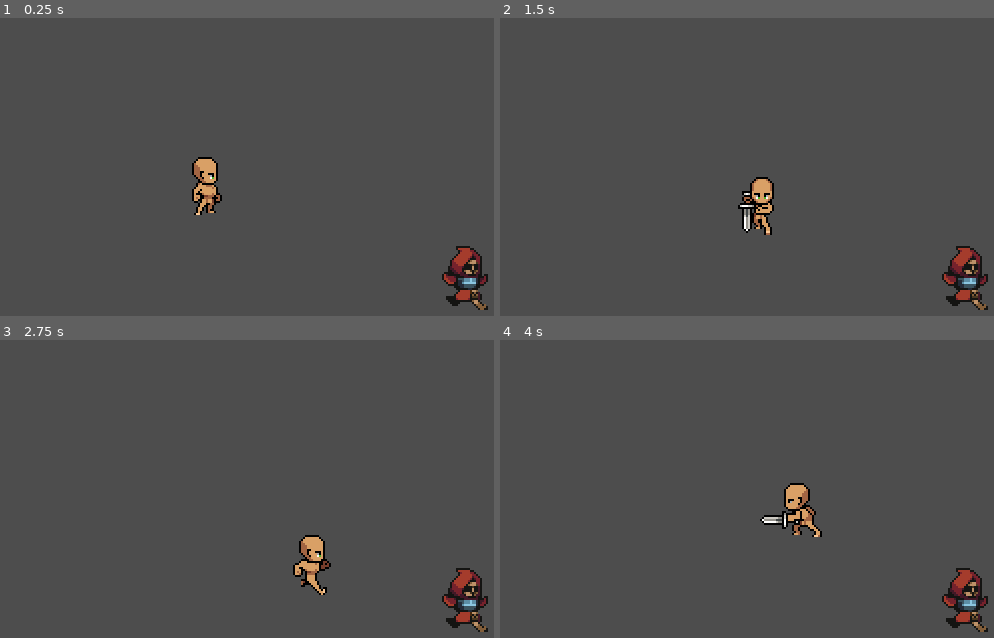
Above: before the commit, frames 1-4 (two rows, left to right).
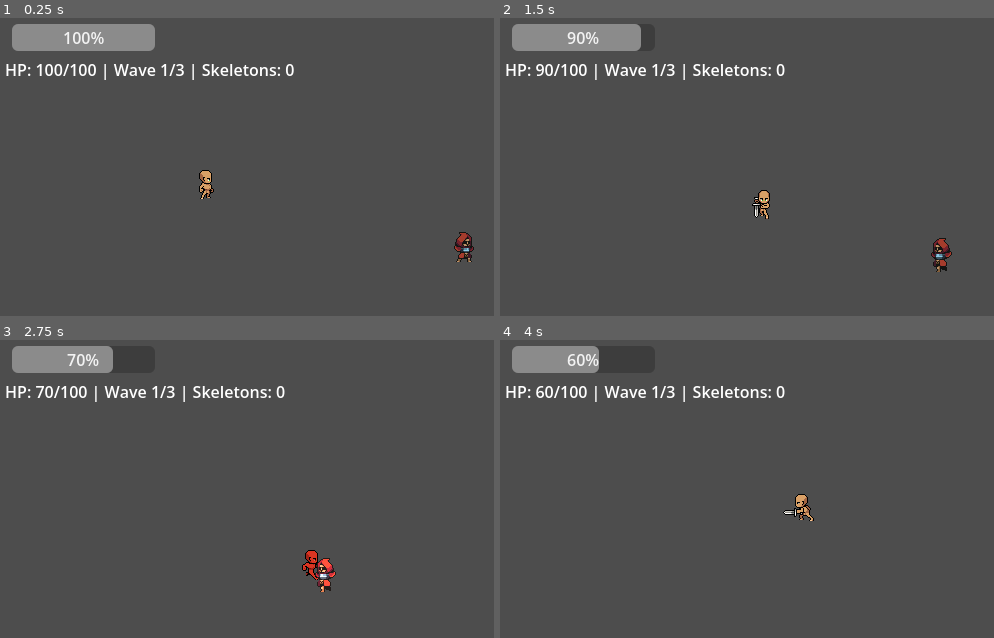
Above: after the commit, the same moments.

Repository: Stenners/retinue
Game: Godot game, scene res://main.tscn
Two runs of this game, one before a commit and one after it. Both use one fixed random seed, a clock stepped at 60 frames per second and the inputs below.
Inputs:
- Up to frame 1 (0.25 s): no input
- Up to frame 2 (1.5 s): hold Right (right) 0.53-1.28 s; tap Keypad 1 (attack_1) at 0.6, 1.35 s; hold Down (down) from 1.28 s (still down)
- Up to frame 3 (2.75 s): release Down (down) at 2.03 s; hold Right (right) from 2.03 s (still down); tap Keypad 1 (attack_1) at 2.1 s
- Up to frame 4 (4 s): release Right (right) at 2.78 s; hold Up (up) 2.78-3.53 s; tap Keypad 1 (attack_1) at 2.85, 3.6 s; hold Left (left) from 3.53 s (still down)

The runs differ from the first frame. In frame 1, 5.7% of the frame differs, in the area x 1-99%, y 2-98%; in frame 2, 5.7%; in frame 3, 5.1%; in frame 4, 4.7%.

Commit message:
docs: add project design document and initialize core gameplay component scripts

Diff:
--- a/main.tscn
+++ b/main.tscn
@@ -2,13 +2,32 @@
 
 [ext_resource type="PackedScene" uid="uid://d3nx2nv8n12d0" path="res://player.tscn" id="1_ig7tw"]
 [ext_resource type="PackedScene" uid="uid://cbaun1uldqtaj" path="res://scenes/skele_rogue.tscn" id="2_0xm2m"]
+[ext_resource type="Script" uid="uid://b38h4webdocku" path="res://scripts/ui/hud.gd" id="3_h2yge"]
 
 [node name="Main" type="Node2D" unique_id=1724117065]
 
 [node name="Player" parent="." unique_id=902763442 instance=ExtResource("1_ig7tw")]
 position = Vector2(210, 166)
-scale = Vector2(2, 2)
 
 [node name="Skeleton Rogue" parent="." unique_id=1582152262 instance=ExtResource("2_0xm2m")]
 position = Vector2(470, 229)
-scale = Vector2(2, 2)
+
+
+[node name="HUD" type="CanvasLayer" parent="." unique_id=186922063]
+script = ExtResource("3_h2yge")
+
+[node name="ProgressBar" type="ProgressBar" parent="HUD" unique_id=238084905]
+anchors_preset = -1
+anchor_right = 0.2171875
+offset_left = 16.0
+offset_top = 7.0
+offset_right = 20.0
+offset_bottom = 34.0
+metadata/_edit_use_anchors_ = true
+
+[node name="Label" type="Label" parent="HUD" unique_id=476734969]
+offset_left = 9.0
+offset_top = 41.0
+offset_right = 49.0
+offset_bottom = 64.0
+metadata/_edit_use_anchors_ = true
--- a/scenes/skele_rogue.tscn
+++ b/scenes/skele_rogue.tscn
@@ -2,6 +2,7 @@
 
 [ext_resource type="Texture2D" uid="uid://cnjeq8y7agdmi" path="res://assets/images/enemies/skeletons/skeleton_rogue/Idle-Sheet.png" id="1_lgrng"]
 [ext_resource type="Texture2D" uid="uid://hy1lcj7t56bm" path="res://assets/images/enemies/skeletons/skeleton_rogue/Run-Sheet.png" id="2_71unm"]
+[ext_resource type="Script" uid="uid://b7n2fxe4udg5s" path="res://scripts/enemies/skeleton_rogue.gd" id="3_rogue_script"]
 
 [sub_resource type="AtlasTexture" id="AtlasTexture_ed4du"]
 atlas = ExtResource("1_lgrng")
@@ -87,6 +88,7 @@
 }]
 
 [node name="Skeleton Rogue" type="CharacterBody2D" unique_id=1582152262]
+script = ExtResource("3_rogue_script")
 
 [node name="AnimatedSprite2D" type="AnimatedSprite2D" parent="." unique_id=1965075287]
 sprite_frames = SubResource("SpriteFrames_s5al1")
--- /dev/null
+++ b/scripts/arena_manager.gd
@@ -0,0 +1,96 @@
+extends Node2D
+class_name ArenaManager
+
+signal wave_started(wave_num: int, total_enemies: int)
+signal enemy_killed(remaining_count: int)
+signal wave_completed(wave_num: int)
+signal room_cleared()
+
+@export var enemy_scene: PackedScene = preload("res://scenes/skele_rogue.tscn")
+@export var enemies_per_wave: Array[int] = [2, 4, 6]
+@export var wave_cooldown: float = 2.0
+
+var current_wave: int = 0
+var active_enemies: Array[Node2D] = []
+var spawn_points: Array[Marker2D] = []
+
+func _ready() -> void:
+	# Find spawn points (any Marker2D children)
+	for child in get_children():
+		if child is Marker2D:
+			spawn_points.append(child)
+
+	# If no spawn points found, use self as the single spawn point
+	if spawn_points.is_empty():
+		var fallback_marker = Marker2D.new()
+		fallback_marker.name = "FallbackSpawnPoint"
+		add_child(fallback_marker)
+		spawn_points.append(fallback_marker)
+
+	# Start first wave after a short warmup delay
+	await get_tree().create_timer(1.5).timeout
+	_start_wave(0)
+
+func _start_wave(wave_index: int) -> void:
+	if wave_index >= enemies_per_wave.size():
+		room_cleared.emit()
+		return
+
+	current_wave = wave_index
+	active_enemies.clear()
+
+	var count = enemies_per_wave[current_wave]
+	wave_started.emit(current_wave + 1, count)
+
+	for i in range(count):
+		# Round-robin selection of spawn points
+		var marker = spawn_points[i % spawn_points.size()]
+		_spawn_enemy(marker.global_position)
+		# Add a tiny delay between spawns for visual separation
+		if i < count - 1:
+			await get_tree().create_timer(0.2).timeout
+
+func _spawn_enemy(spawn_pos: Vector2) -> void:
+	if not enemy_scene:
+		push_error("ArenaManager: No enemy scene selected!")
+		return
+
+	var enemy = enemy_scene.instantiate() as Node2D
+	enemy.global_position = spawn_pos
+
+	# Add to the parent level so they are siblings to Player/ArenaManager,
+	# preventing visual transformation inheritance issues.
+	get_parent().add_child.call_deferred(enemy)
+	active_enemies.append(enemy)
+
+	# Monitor when the enemy is freed/destroyed
+	enemy.tree_exited.connect(func():
+		_on_enemy_removed(enemy)
+	)
+
+func _on_enemy_removed(enemy: Node2D) -> void:
+	# Check if this was an tracked active enemy
+	if enemy in active_enemies:
+		active_enemies.erase(enemy)
+		enemy_killed.emit(active_enemies.size())
+
+		# Wave completed check
+		if active_enemies.is_empty():
+			wave_completed.emit(current_wave + 1)
+
+			# Check if there's a next wave
+			if current_wave + 1 < enemies_per_wave.size():
+				await get_tree().create_timer(wave_cooldown).timeout
+				_start_wave(current_wave + 1)
+			else:
+				# No more waves, arena cleared!
+				room_cleared.emit()
+
+func get_remaining_enemies() -> int:
+	return active_enemies.size()
+
+func get_current_wave_num() -> int:
+	return current_wave + 1
+
+func get_total_waves() -> int:
+	return enemies_per_wave.size()
--- /dev/null
+++ b/scripts/components/health_component.gd
@@ -0,0 +1,39 @@
+extends Node
+class_name HealthComponent
+
+signal health_changed(current: float, max: float)
+signal damaged(amount: float)
+signal healed(amount: float)
+signal died()
+
+@export var max_health: float = 100.0
+
+var current_health: float
+
+func _ready() -> void:
+	current_health = max_health
+	health_changed.emit(current_health, max_health)
+
+func take_damage(amount: float) -> void:
+	if amount <= 0:
+		return
+
+	current_health = max(0.0, current_health - amount)
+	health_changed.emit(current_health, max_health)
+	damaged.emit(amount)
+
+	if current_health <= 0.0:
+		died.emit()
+
+func heal(amount: float) -> void:
+	if amount <= 0 or current_health <= 0.0:
+		return
+
+	current_health = min(max_health, current_health + amount)
+	health_changed.emit(current_health, max_health)
+	healed.emit(amount)
+
+func get_health_percent() -> float:
+	if max_health <= 0:
+		return 0.0
+	return current_health / max_health
--- /dev/null
+++ b/scripts/components/hitbox.gd
@@ -0,0 +1,11 @@
+extends Area2D
+class_name Hitbox
+
+@export var damage: float = 10.0
+@export var knockback_force: float = 100.0
+
+func _init() -> void:
+	# Ensure the hitbox only monitors, doesn't get monitored by default
+	# to keep physics calculations clean.
+	monitoring = true
+	monitorable = true
--- /dev/null
+++ b/scripts/components/hurtbox.gd
@@ -0,0 +1,59 @@
+extends Area2D
+class_name Hurtbox
+
+signal hit_received(damage: float, hitbox: Hitbox)
+
+@export var health_component: HealthComponent
+@export var iframe_time: float = 0.4
+
+var is_invincible: bool = false
+var _iframe_timer: Timer
+
+func _ready() -> void:
+	# Ensure the area is set up to receive collisions
+	monitoring = true
+	monitorable = true
+	area_entered.connect(_on_area_entered)
+
+	if iframe_time > 0.0:
+		_iframe_timer = Timer.new()
+		_iframe_timer.one_shot = true
+		_iframe_timer.timeout.connect(_on_iframe_timeout)
+		add_child(_iframe_timer)
+
+func _on_area_entered(area: Area2D) -> void:
+	if is_invincible:
+		return
+
+	if area is Hitbox:
+		var hitbox := area as Hitbox
+		take_hit(hitbox)
+
+func take_hit(hitbox: Hitbox) -> void:
+	if is_invincible:
+		return
+
+	if health_component:
+		health_component.take_damage(hitbox.damage)
+
+	hit_received.emit(hitbox.damage, hitbox)
+
+	# Optional visual indicator (flash red)
+	var parent = get_parent()
+	if parent and parent.has_node("AnimatedSprite2D"):
+		var sprite = parent.get_node("AnimatedSprite2D") as AnimatedSprite2D
+		if sprite:
+			var tween = create_tween()
+			tween.tween_property(sprite, "modulate", Color.RED, 0.1)
+			tween.tween_property(sprite, "modulate", Color.WHITE, 0.1)
+
+	if iframe_time > 0.0:
+		start_invincibility()
+
+func start_invincibility() -> void:
+	is_invincible = true
+	if _iframe_timer:
+		_iframe_timer.start(iframe_time)
+
+func _on_iframe_timeout() -> void:
+	is_invincible = false
--- /dev/null
+++ b/scripts/enemies/skeleton_rogue.gd
@@ -0,0 +1,180 @@
+extends CharacterBody2D
+
+enum State { IDLE, CHASE, TELEGRAPH, LUNGE, RECOVERY, DEAD }
+var current_state: State = State.IDLE
+
+@export var speed: float = 110.0
+@export var detection_range: float = 220.0
+@export var attack_range: float = 40.0
+@export var attack_cooldown: float = 1.6
+
+# Lunge attack timing / velocities
+var lunge_direction: Vector2 = Vector2.ZERO
+var attack_timer: float = 0.0
+var state_timer: float = 0.0
+
+@onready var animated_sprite_2d: AnimatedSprite2D = $AnimatedSprite2D
+
+var player: Node2D
+var health_component: HealthComponent
+var hurtbox: Hurtbox
+var weapon_hitbox: Hitbox
+
+func _ready() -> void:
+	# 1. Health Component setup
+	if has_node("HealthComponent"):
+		health_component = $HealthComponent
+	else:
+		health_component = HealthComponent.new()
+		health_component.name = "HealthComponent"
+		health_component.max_health = 30.0
+		add_child(health_component)
+
+	# 2. Hurtbox setup
+	if has_node("Hurtbox"):
+		hurtbox = $Hurtbox
+	else:
+		hurtbox = Hurtbox.new()
+		hurtbox.name = "Hurtbox"
+		add_child(hurtbox)
+	hurtbox.health_component = health_component
+
+	if _get_collision_shape_count(hurtbox) == 0:
+		var shape_node = CollisionShape2D.new()
+		var circle = CircleShape2D.new()
+		circle.radius = 12.0
+		shape_node.shape = circle
+		hurtbox.add_child(shape_node)
+
+	# 3. Weapon Hitbox setup
+	if has_node("WeaponHitbox"):
+		weapon_hitbox = $WeaponHitbox
+	else:
+		weapon_hitbox = Hitbox.new()
+		weapon_hitbox.name = "WeaponHitbox"
+		weapon_hitbox.damage = 15.0
+		add_child(weapon_hitbox)
+
+	if _get_collision_shape_count(weapon_hitbox) == 0:
+		var shape_node = CollisionShape2D.new()
+		var circle = CircleShape2D.new()
+		circle.radius = 14.0
+		shape_node.shape = circle
+		weapon_hitbox.add_child(shape_node)
+
+	# Disable hitbox by default
+	weapon_hitbox.monitoring = false
+	weapon_hitbox.monitorable = false
+
+	# Connect death signal
+	health_component.died.connect(_on_died)
+
+	# Locate player reference
+	_find_player()
+
+func _find_player() -> void:
+	var parent = get_parent()
+	if parent:
+		player = parent.get_node_or_null("Player")
+
+func _get_collision_shape_count(node: Node) -> int:
+	var count = 0
+	for child in node.get_children():
+		if child is CollisionShape2D or child is CollisionPolygon2D:
+			count += 1
+	return count
+
+func _physics_process(delta: float) -> void:
+	if current_state == State.DEAD:
+		return
+
+	if not player or not is_instance_valid(player):
+		_find_player()
+		velocity = Vector2.ZERO
+		move_and_slide()
+		return
+
+	if attack_timer > 0.0:
+		attack_timer -= delta
+
+	var to_player = player.global_position - global_position
+	var distance = to_player.length()
+
+	match current_state:
+		State.IDLE:
+			velocity = Vector2.ZERO
+			animated_sprite_2d.play("idle_side")
+			if distance <= detection_range:
+				current_state = State.CHASE
+
+		State.CHASE:
+			animated_sprite_2d.play("run_side")
+			if distance > detection_range:
+				current_state = State.IDLE
+			elif distance <= attack_range and attack_timer <= 0.0:
+				current_state = State.TELEGRAPH
+				state_timer = 0.35 # telegraph pause time
+				velocity = Vector2.ZERO
+
+				# Flash color to telegraph the attack
+				var tween = create_tween()
+				tween.tween_property(animated_sprite_2d, "modulate", Color(2, 1.5, 1.5, 1), 0.15)
+				tween.tween_property(animated_sprite_2d, "modulate", Color.WHITE, 0.15)
+			else:
+				var dir = to_player.normalized()
+				velocity = dir * speed
+				animated_sprite_2d.flip_h = dir.x < 0
+
+		State.TELEGRAPH:
+			state_timer -= delta
+			if state_timer <= 0.0:
+				current_state = State.LUNGE
+				state_timer = 0.15 # duration of active dash/hitbox
+				lunge_direction = to_player.normalized()
+				velocity = lunge_direction * (speed * 2.8)
+
+				# Activate and position the hitbox
+				if weapon_hitbox:
+					weapon_hitbox.position = lunge_direction * 14.0
+					weapon_hitbox.monitoring = true
+					weapon_hitbox.monitorable = true
+
+		State.LUNGE:
+			state_timer -= delta
+			if state_timer <= 0.0:
+				current_state = State.RECOVERY
+				state_timer = 0.3 # recovery stun time
+				velocity = Vector2.ZERO
+
+				# Disable the hitbox
+				if weapon_hitbox:
+					weapon_hitbox.monitoring = false
+					weapon_hitbox.monitorable = false
+
+		State.RECOVERY:
+			state_timer -= delta
+			if state_timer <= 0.0:
+				current_state = State.CHASE
+				attack_timer = attack_cooldown
+
+	move_and_slide()
+
+func _on_died() -> void:
+	current_state = State.DEAD
+	velocity = Vector2.ZERO
+
+	if hurtbox:
+		hurtbox.monitoring = false
+		hurtbox.monitorable = false
+	if weapon_hitbox:
+		weapon_hitbox.monitoring = false
+		weapon_hitbox.monitorable = false
+
+	# Death animation: spin and shrink out
+	var tween = create_tween()
+	tween.set_parallel(true)
+	tween.tween_property(animated_sprite_2d, "rotation", PI * 3.0, 0.6)
+	tween.tween_property(animated_sprite_2d, "scale", Vector2.ZERO, 0.6)
+	tween.tween_property(animated_sprite_2d, "modulate", Color(0.8, 0.1, 0.1, 0), 0.6)
+
+	tween.chain().tween_callback(queue_free)
--- /dev/null
+++ b/scripts/exit_gate.gd
@@ -0,0 +1,124 @@
+extends Area2D
+class_name ExitGate
+
+@export var arena_manager_path: NodePath = NodePath("../ArenaManager")
+
+var arena_manager: ArenaManager
+var is_open: bool = false
+var solid_barrier: StaticBody2D
+
+func _ready() -> void:
+	body_entered.connect(_on_body_entered)
+
+	# Setup default placeholder shape/color rect if no sprite exists
+	_setup_visuals()
+
+	# Find ArenaManager
+	if arena_manager_path:
+		arena_manager = get_node_or_null(arena_manager_path)
+	if not arena_manager:
+		arena_manager = get_parent().get_node_or_null("ArenaManager")
+
+	if arena_manager:
+		arena_manager.room_cleared.connect(_on_room_cleared)
+	else:
+		push_warning("ExitGate: ArenaManager not found. Gate will default to open!")
+		_on_room_cleared()
+
+	# Create programmatic collision barrier if none is designed
+	_setup_solid_barrier()
+
+	# Start as locked
+	_set_locked_state(true)
+
+func _setup_visuals() -> void:
+	var has_visual = false
+	for child in get_children():
+		if child is Sprite2D or child is AnimatedSprite2D or child is ColorRect:
+			has_visual = true
+			break
+	if not has_visual:
+		var rect = ColorRect.new()
+		rect.name = "PlaceholderVisual"
+		rect.size = Vector2(32, 32)
+		rect.position = Vector2(-16, -16)
+		add_child(rect)
+
+func _setup_solid_barrier() -> void:
+	# Look for existing StaticBody2D
+	for child in get_children():
+		if child is StaticBody2D:
+			solid_barrier = child
+			break
+
+	if not solid_barrier:
+		solid_barrier = StaticBody2D.new()
+		solid_barrier.name = "SolidBarrier"
+		add_child(solid_barrier)
+
+		var shape_node = CollisionShape2D.new()
+		var box = RectangleShape2D.new()
+		box.size = Vector2(32, 32)
+		shape_node.shape = box
+		solid_barrier.add_child(shape_node)
+
+	# Ensure the Area2D has a collision trigger shape
+	var has_trigger = false
+	for child in get_children():
+		if child is CollisionShape2D and child.get_parent() == self:
+			has_trigger = true
+			break
+	if not has_trigger:
+		var trigger_shape = CollisionShape2D.new()
+		var box = RectangleShape2D.new()
+		box.size = Vector2(40, 40) # slightly larger than the barrier
+		trigger_shape.shape = box
+		add_child(trigger_shape)
+
+func _set_locked_state(locked: bool) -> void:
+	if solid_barrier:
+		for child in solid_barrier.get_children():
+			if child is CollisionShape2D:
+				child.set_deferred("disabled", not locked)
+
+	# If we have the placeholder rect, modulate it. Otherwise modulate the whole gate.
+	var visual = get_node_or_null("PlaceholderVisual")
+	if visual and visual is ColorRect:
+		visual.color = Color(0.9, 0.2, 0.2, 0.8) if locked else Color(0.2, 0.9, 0.2, 0.8)
+	else:
+		modulate = Color(1.0, 0.4, 0.4, 1.0) if locked else Color(0.4, 1.0, 0.4, 1.0)
+
+func _on_room_cleared() -> void:
+	is_open = true
+	_set_locked_state(false)
+
+	# Tiny visual bump effect
+	var tween = create_tween()
+	tween.tween_property(self, "scale", Vector2(1.15, 1.15), 0.1)
+	tween.tween_property(self, "scale", Vector2(1.0, 1.0), 0.1)
+
+func _on_body_entered(body: Node2D) -> void:
+	if not is_open:
+		return
+
+	# Check if player entered the trigger area
+	if body.name == "Player" or body.has_method("attacks"):
+		_trigger_victory()
+
+func _trigger_victory() -> void:
+	is_open = false # prevent duplicate triggering
+	print("Victory! Entering gate.")
+
+	# Update HUD text if available
+	var hud = get_tree().current_scene.get_node_or_null("HUD")
+	if hud and hud.has_node("Label"):
+		var label = hud.get_node("Label") as Label
+		if label:
+			label.text = "STAGE CLEARED! Waking the region..."
+
+	# Fade out player and gate
+	var tween = create_tween()
+	tween.tween_property(self, "modulate", Color(1, 1, 1, 0), 1.0)
+
+	await get_tree().create_timer(1.8).timeout
+	get_tree().reload_current_scene()
--- a/scripts/player.gd
+++ b/scripts/player.gd
@@ -1,16 +1,86 @@
 extends CharacterBody2D
 
 const SPEED = 300.0
-var last_direction:Vector2 = Vector2.RIGHT
+var last_direction: Vector2 = Vector2.RIGHT
 var is_attacking: bool = false
+var is_dead: bool = false
 
 @onready var animated_sprite_2d: AnimatedSprite2D = $AnimatedSprite2D
+
+# Combat components
+var health_component: HealthComponent
+var hurtbox: Hurtbox
+var weapon_hitbox: Hitbox
+
+# ===============================================
+#  INITIALIZATION
+# ===============================================
+
+func _ready() -> void:
+	# 1. Health Component setup
+	if has_node("HealthComponent"):
+		health_component = $HealthComponent
+	else:
+		health_component = HealthComponent.new()
+		health_component.name = "HealthComponent"
+		add_child(health_component)
+
+	# 2. Hurtbox setup
+	if has_node("Hurtbox"):
+		hurtbox = $Hurtbox
+	else:
+		hurtbox = Hurtbox.new()
+		hurtbox.name = "Hurtbox"
+		add_child(hurtbox)
+	hurtbox.health_component = health_component
+
+	# Setup fallback collision shape for Hurtbox if none exists
+	if _get_collision_shape_count(hurtbox) == 0:
+		var shape_node = CollisionShape2D.new()
+		var circle = CircleShape2D.new()
+		circle.radius = 16.0
+		shape_node.shape = circle
+		hurtbox.add_child(shape_node)
+
+	# 3. Weapon Hitbox setup
+	if has_node("WeaponHitbox"):
+		weapon_hitbox = $WeaponHitbox
+	else:
+		weapon_hitbox = Hitbox.new()
+		weapon_hitbox.name = "WeaponHitbox"
+		add_child(weapon_hitbox)
+
+	# Setup fallback collision shape for Hitbox if none exists
+	if _get_collision_shape_count(weapon_hitbox) == 0:
+		var shape_node = CollisionShape2D.new()
+		var circle = CircleShape2D.new()
+		circle.radius = 20.0
+		shape_node.shape = circle
+		weapon_hitbox.add_child(shape_node)
+
+	# Disable hitbox by default
+	weapon_hitbox.monitoring = false
+	weapon_hitbox.monitorable = false
+
+	# Connect signals
+	health_component.died.connect(_on_died)
+
+func _get_collision_shape_count(node: Node) -> int:
+	var count = 0
+	for child in node.get_children():
+		if child is CollisionShape2D or child is CollisionPolygon2D:
+			count += 1
+	return count
 
 # ===============================================
 #  MOVEMENT & ANIMATION
 # ===============================================
 
 func _physics_process(_delta: float) -> void:
+	if is_dead:
+		velocity = Vector2.ZERO
+		return
+
 	if Input.is_action_just_pressed("attack_1") and not is_attacking:
 		attacks("attack_1")
 
@@ -24,8 +94,6 @@
 	move_and_slide()
 
 func process_movement() -> void:
-	# Get the input direction and handle the movement/deceleration.
-	# As good practice, you should replace UI actions with custom gameplay actions.
 	var direction := Input.get_vector("left", "right", "up", "down")
 	if direction != Vector2.ZERO:
 		velocity = direction * SPEED
@@ -53,14 +121,37 @@
 # ===============================================
 #  ATTACKS
 # ===============================================
+
 func attacks(type: String) -> void:
 	is_attacking = true
 	play_animation(type, last_direction)
 
+	# Position the weapon hitbox based on direction
+	if weapon_hitbox:
+		var offset_dist = 24.0
+		weapon_hitbox.position = last_direction.normalized() * offset_dist
+		weapon_hitbox.monitoring = true
+		weapon_hitbox.monitorable = true
+
 func _on_animated_sprite_2d_animation_finished() -> void:
-	is_attacking = false
-
+	# Make sure the finished animation is indeed an attack
+	if animated_sprite_2d.animation.begins_with("attack_1"):
+		is_attacking = false
+		if weapon_hitbox:
+			weapon_hitbox.monitoring = false
+			weapon_hitbox.monitorable = false
 
 # ===============================================
-#  HITBOX
+#  COMBAT EVENTS
 # ===============================================
+
+func _on_died() -> void:
+	is_dead = true
+	velocity = Vector2.ZERO
+	if animated_sprite_2d:
+		animated_sprite_2d.play("idle_down")
+		animated_sprite_2d.modulate = Color.DARK_GRAY
+
+	# Reload current level after short delay
+	await get_tree().create_timer(2.0).timeout
+	get_tree().reload_current_scene()
--- /dev/null
+++ b/scripts/tests/syntax_check.gd
@@ -0,0 +1,32 @@
+extends SceneTree
+
+func _init() -> void:
+	print("--- Running Script Syntax Check ---")
+
+	var scripts_to_check = [
+		"res://scripts/components/health_component.gd",
+		"res://scripts/components/hitbox.gd",
+		"res://scripts/components/hurtbox.gd",
+		"res://scripts/player.gd",
+		"res://scripts/enemies/skeleton_rogue.gd",
+		"res://scripts/ui/hud.gd",
+		"res://scripts/arena_manager.gd",
+		"res://scripts/exit_gate.gd"
+	]
+
+	var success = true
+	for path in scripts_to_check:
+		print("Checking: ", path)
+		var script = load(path)
+		if script == null:
+			printerr("FAILED to load script: ", path)
+			success = false
+		else:
+			print("OK: ", path)
+
+	if success:
+		print("--- ALL SCRIPTS SYNTAX CHECK PASSED ---")
+		quit(0)
+	else:
+		printerr("--- SCRIPTS SYNTAX CHECK FAILED ---")
+		quit(1)
--- /dev/null
+++ b/scripts/ui/hud.gd
@@ -0,0 +1,102 @@
+extends CanvasLayer
+class_name HUD
+
+@export var player_path: NodePath = NodePath("../Player")
+@export var arena_manager_path: NodePath = NodePath("../ArenaManager")
+
+var player: CharacterBody2D
+var arena_manager: ArenaManager
+
+var health_bar: ProgressBar
+var health_label: Label
+
+# Stats to track and display
+var hp_current: int = 100
+var hp_max: int = 100
+var wave_current: int = 1
+var wave_total: int = 3
+var enemies_remaining: int = 0
+var room_is_cleared: bool = false
+
+func _ready() -> void:
+	# 1. Locate Player
+	if player_path:
+		player = get_node_or_null(player_path)
+	if not player:
+		player = get_parent().get_node_or_null("Player")
+
+	# 2. Locate ArenaManager
+	if arena_manager_path:
+		arena_manager = get_node_or_null(arena_manager_path)
+	if not arena_manager:
+		arena_manager = get_parent().get_node_or_null("ArenaManager")
+
+	# 3. Locate UI Nodes (first ProgressBar / Label in hierarchy)
+	health_bar = _find_child_by_type(self, "ProgressBar") as ProgressBar
+	health_label = _find_child_by_type(self, "Label") as Label
+
+	# Connect Player signals
+	if player:
+		if player.get("health_component"):
+			_connect_health(player.health_component)
+		else:
+			player.ready.connect(func():
+				if player.get("health_component"):
+					_connect_health(player.health_component)
+			)
+
+	# Connect ArenaManager signals
+	if arena_manager:
+		wave_total = arena_manager.get_total_waves()
+		arena_manager.wave_started.connect(_on_wave_started)
+		arena_manager.enemy_killed.connect(_on_enemy_killed)
+		arena_manager.room_cleared.connect(_on_room_cleared)
+
+	_update_ui()
+
+func _connect_health(health_comp: HealthComponent) -> void:
+	health_comp.health_changed.connect(_on_health_changed)
+	hp_current = int(health_comp.current_health)
+	hp_max = int(health_comp.max_health)
+	_update_ui()
+
+func _on_health_changed(current: float, max_health: float) -> void:
+	hp_current = int(current)
+	hp_max = int(max_health)
+	_update_ui()
+
+func _on_wave_started(wave_num: int, total_enemies: int) -> void:
+	wave_current = wave_num
+	enemies_remaining = total_enemies
+	room_is_cleared = false
+	_update_ui()
+
+func _on_enemy_killed(remaining_count: int) -> void:
+	enemies_remaining = remaining_count
+	_update_ui()
+
+func _on_room_cleared() -> void:
+	room_is_cleared = true
+	_update_ui()
+
+func _update_ui() -> void:
+	if health_bar:
+		health_bar.max_value = hp_max
+		health_bar.value = hp_current
+
+	if health_label:
+		if room_is_cleared:
+			health_label.text = "HP: %d/%d | ROOM CLEAR! Enter the Gate!" % [hp_current, hp_max]
+		else:
+			health_label.text = "HP: %d/%d | Wave %d/%d | Skeletons: %d" % [
+				hp_current, hp_max, wave_current, wave_total, enemies_remaining
+			]
+
+func _find_child_by_type(node: Node, type_name: String) -> Node:
+	if node.is_class(type_name):
+		return node
+	for child in node.get_children():
+		var found = _find_child_by_type(child, type_name)
+		if found:
+			return found
+	return null
Not shown, added: scripts/arena_manager.gd.uid
Not shown, added: scripts/components/health_component.gd.uid
Not shown, added: scripts/components/hitbox.gd.uid
Not shown, added: scripts/components/hurtbox.gd.uid
Not shown, added: scripts/enemies/skeleton_rogue.gd.uid
Not shown, added: scripts/exit_gate.gd.uid
Not shown, added: scripts/tests/syntax_check.gd.uid
Not shown, added: scripts/ui/hud.gd.uid
Not shown, added: design_docs/Retinue_Design_Doc.md
